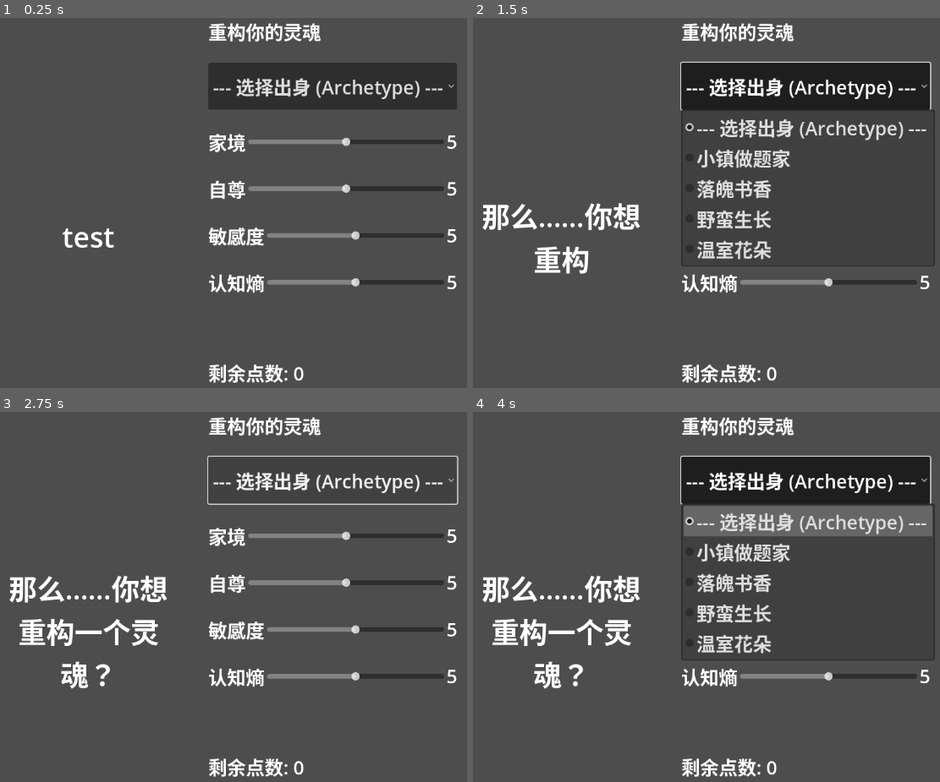
Above: before the commit, frames 1-4 (two rows, left to right).
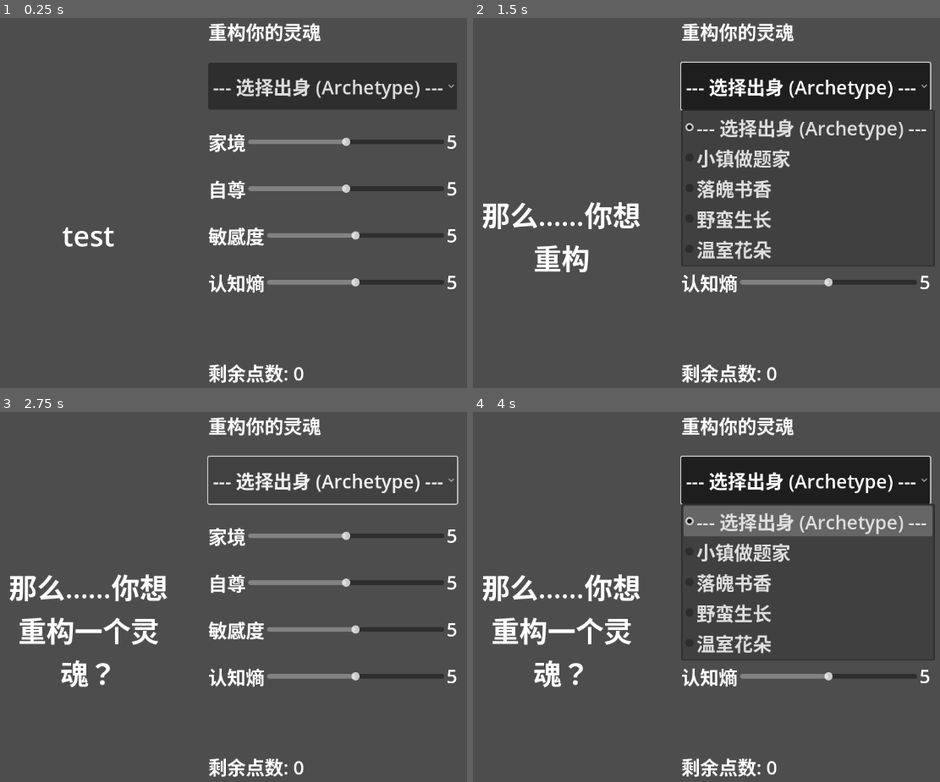
Above: after the commit, the same moments.

Repository: robertzq/project-refactor
Game: Godot game, scene res://_Scenes/Scene_SoulSculpt.tscn
Two runs of this game, one before a commit and one after it. Both use one fixed random seed, a clock stepped at 60 frames per second and the inputs below.
Inputs:
- Up to frame 1 (0.25 s): no input
- Up to frame 2 (1.5 s): click "--- 选择出身 (Archetype) ---" at 0.5 s; tap Enter (ui_accept) at 1.25 s; hold Right (ui_right) from 1.28 s (still down)
- Up to frame 3 (2.75 s): tap Enter (ui_accept) at 1.52, 2.27 s; release Right (ui_right) at 2.03 s; hold Down (ui_down) from 2.03 s (still down)
- Up to frame 4 (4 s): tap Enter (ui_accept) at 2.75, 3.5, 3.77 s; release Down (ui_down) at 2.78 s; hold Right (ui_right) 2.78-3.53 s; hold Up (ui_up) from 3.53 s (still down)

The runs differ from the first frame. In frame 1, 0.2% of the frame differs, in the area x 13-25%, y 56-63%; in frame 2, 1.0%; in frame 3, 1.5%, in the area x 1-36%, y 43-75%; in frame 4, 1.5%.

Commit message:
update tts audio

Diff:
--- a/_Scenes/Scene_SoulSculpt.tscn
+++ b/_Scenes/Scene_SoulSculpt.tscn
@@ -22,9 +22,6 @@
 layout_mode = 2
 
 [node name="VBoxContainer" type="VBoxContainer" parent="HBoxTop/LeftPanel"]
-layout_mode = 2
-
-[node name="TruthShape" type="ColorRect" parent="HBoxTop/LeftPanel/VBoxContainer"]
 layout_mode = 2
 
 [node name="CommentLabel" type="Label" parent="HBoxTop/LeftPanel/VBoxContainer"]
@@ -138,6 +135,8 @@
 layout_mode = 2
 text = "开始人生"
 
+[node name="AudioPlayer" type="AudioStreamPlayer" parent="."]
+
 [connection signal="value_changed" from="HBoxTop/VBox/SecurityRow/SecuritySlider" to="." method="_on_slider_changed"]
 [connection signal="value_changed" from="HBoxTop/VBox/PrideRow/PrideSlider" to="." method="_on_slider_changed"]
 [connection signal="value_changed" from="HBoxTop/VBox/SensitivityRow/SensitivitySlider" to="." method="_on_slider_changed"]
--- a/_Scripts/scene_soul_sculpt.gd
+++ b/_Scripts/scene_soul_sculpt.gd
@@ -15,7 +15,9 @@
 @onready var remain_points_label = $HBoxTop/VBox/RemainPointsLabel
 @onready var origin_option = $HBoxTop/VBox/OptionButton
 @onready var comment_label = $HBoxTop/LeftPanel/VBoxContainer/CommentLabel
-@onready var truth_shape = $HBoxTop/LeftPanel/VBoxContainer/TruthShape
+
+
+@onready var audio_player= $AudioPlayer
 
 const MAX_POINTS = 20
 
@@ -140,18 +142,14 @@
 
 	await get_tree().create_timer(0.5).timeout
 	speak_truth("So... you wish to reconstruct a soul?", "那么……你想重构一个灵魂？")
+	playTTS("res://_Assets/Audio/constructSoul.mp3")
+
 # --- 核心交互 ---
 func _on_slider_changed(value_discarded, key):
 	# 调试打印：如果你拖动滑块看不到这行字，说明信号没连上
 	# print("[滑块移动] Key: ", key, " | Value: ", sliders[key].value)
 
 	update_ui()
-
-	# 视觉反馈
-	if truth_shape:
-		var tween = create_tween()
-		var target_scale = 1.0 + (sliders[key].value * 0.05)
-		tween.tween_property(truth_shape, "scale", Vector2.ONE * target_scale, 0.2)
 
 	trigger_truth_commentary(key, sliders[key].value)
 
@@ -203,7 +201,7 @@
 # --- TTS 执行 ---
 # update_text_anim: 是否要在这里重置字幕动画 (默认 true)
 func speak_truth(text_en: String, text_cn: String, update_text_anim: bool = true):
-	DisplayServer.tts_stop()
+	#DisplayServer.tts_stop()
 
 	if comment_label and update_text_anim:
 		comment_label.text = text_cn
@@ -211,36 +209,58 @@
 		var tween = create_tween()
 		tween.tween_property(comment_label, "visible_ratio", 1.0, 1.5)
 
-	if not current_voice_id.is_empty():
-		# 参数: text, voice_id, volume, pitch, rate
-		# Pitch 0.6 = 低沉巨人音
-		# Rate 0.75 = 缓慢压迫感
-		DisplayServer.tts_speak(text_en, current_voice_id, 60, 0.6, 0.75)
 
 # --- 文案库 (保持不变) ---
 func get_commentary(type: String, val: float) -> Dictionary:
 	var v = int(val)
 	match type:
 		"security":
-			if v <= 2: return {"en": "Survival mode. The dirt tastes bitter.", "cn": "生存模式。土的味道很苦吧？"}
-			if v <= 4: return {"en": "Just enough to starve slowly.", "cn": "这点钱，刚够你慢慢饿死。"}
-			if v <= 6: return {"en": "Mediocrity. Safe, but boring.", "cn": "平庸。安全，但也无聊。"}
-			if v <= 8: return {"en": "Comfortable. You forgot how to run.", "cn": "很舒适。你已经忘了怎么奔跑。"}
+			if v <= 2:
+				playTTS("res://_Assets/Audio/s2.mp3")
+				return {"en": "Survival mode. The dirt tastes bitter.", "cn": "生存模式。土的味道很苦吧？"}
+			if v <= 4:
+				playTTS("res://_Assets/Audio/s4.mp3")
+				return {"en": "Just enough to starve slowly.", "cn": "这点钱，刚够你慢慢饿死。"}
+			if v <= 6:
+				playTTS("res://_Assets/Audio/s6.mp3")
+				return {"en": "Mediocrity. Safe, but boring.", "cn": "平庸。安全，但也无聊。"}
+			if v <= 8:
+				playTTS("res://_Assets/Audio/s8.mp3")
+				return {"en": "Comfortable. You forgot how to run.", "cn": "很舒适。你已经忘了怎么奔跑。"}
+			playTTS("res://_Assets/Audio/selse.mp3")
 			return {"en": "The golden parachute. Don't choke.", "cn": "金色的降落伞。别被噎死了。"}
 		"pride":
-			if v <= 2: return {"en": "A doormat. Everyone wipes their feet.", "cn": "一块地垫。谁都能踩两脚。"}
-			if v <= 4: return {"en": "Weak knees. You want to kneel.", "cn": "膝盖很软。你本能地想跪下。"}
-			if v <= 6: return {"en": "A healthy ego. How common.", "cn": "健康的自尊。多么普通。"}
-			if v <= 8: return {"en": "Nose high. You will drown in rain.", "cn": "鼻孔朝天。下雨时会被淹死的。"}
+			if v <= 2:
+				playTTS("res://_Assets/Audio/p2.mp3")
+				return {"en": "A doormat. Everyone wipes their feet.", "cn": "一块地垫。谁都能踩两脚。"}
+			if v <= 4:
+				playTTS("res://_Assets/Audio/p4.mp3")
+				return {"en": "Weak knees. You want to kneel.", "cn": "膝盖很软。你本能地想跪下。"}
+			if v <= 6:
+				playTTS("res://_Assets/Audio/p6.mp3")
+				return {"en": "A healthy ego. How common.", "cn": "健康的自尊。多么普通。"}
+			if v <= 8:
+				playTTS("res://_Assets/Audio/p8.mp3")
+				return {"en": "Nose high. You will drown in rain.", "cn": "鼻孔朝天。下雨时会被淹死的。"}
+			playTTS("res://_Assets/Audio/pelse.mp3")
 			return {"en": "Stiff neck. Perfect for hanging.", "cn": "脖子真硬。很适合挂在绞刑架上。"}
 		"entropy":
-			if v <= 2: return {"en": "Blind. Blissfully ignorant.", "cn": "瞎子。无知是福。"}
-			if v <= 6: return {"en": "You see what they want you to see.", "cn": "你只看得到别人想让你看的。"}
+			if v <= 2:
+				playTTS("res://_Assets/Audio/e2.mp3")
+				return {"en": "Blind. Blissfully ignorant.", "cn": "瞎子。无知是福。"}
+			if v <= 6:
+				playTTS("res://_Assets/Audio/e6.mp3")
+				return {"en": "You see what they want you to see.", "cn": "你只看得到别人想让你看的。"}
+			playTTS("res://_Assets/Audio/eelse.mp3")
 			return {"en": "You see the chaos. Can you handle it?", "cn": "你看见了混沌。但你能承受吗？"}
 		"sensitivity":
-			if v <= 3: return {"en": "Stone heart. Nothing hurts.", "cn": "铁石心肠。什么都伤不了你。"}
-			if v >= 8: return {"en": "Exposed nerves. Breathing hurts.", "cn": "神经裸露。连呼吸都会痛。"}
-
+			if v <= 3:
+				playTTS("res://_Assets/Audio/sen3.mp3")
+				return {"en": "Stone heart. Nothing hurts.", "cn": "铁石心肠。什么都伤不了你。"}
+			if v >= 8:
+				playTTS("res://_Assets/Audio/sen8.mp3")
+				return {"en": "Exposed nerves. Breathing hurts.", "cn": "神经裸露。连呼吸都会痛。"}
+	playTTS("res://_Assets/Audio/intreseChoice.mp3")
 	return {"en": "Interesting choice...", "cn": "有趣的选择……"}
 
 # --- 职业选择 ---
@@ -249,7 +269,7 @@
 	var origin_name = origin_option.get_item_text(index)
 	# 选职业时，只播放一句总结性的悲剧，不触发滑块语音，防止吵闹
 	speak_truth("Ah, " + origin_name + ". A classic tragedy.", "啊，" + origin_name + "。一出经典的悲剧。")
-
+	playTTS("res://_Assets/Audio/ahTragedy.mp3")
 	# 设置数值 (这里不会触发 value_changed 信号)
 	match origin_name:
 		"小镇做题家":
@@ -281,6 +301,7 @@
 	for key in sliders: total += sliders[key].value
 	if total > MAX_POINTS:
 		speak_truth("Greedy soul. Too much.", "贪婪的灵魂。你索取得太多了。")
+		playTTS("res://_Assets/Audio/greedySoul.mp3")
 		var tween = create_tween()
 		tween.tween_property(remain_points_label, "position:x", remain_points_label.position.x + 10, 0.05).set_trans(Tween.TRANS_SINE)
 		tween.tween_property(remain_points_label, "position:x", remain_points_label.position.x - 10, 0.05).set_trans(Tween.TRANS_SINE)
@@ -294,3 +315,10 @@
 
 	print(">>> 灵魂注入完成。")
 	get_tree().change_scene_to_file("res://_Scenes/MainWorld.tscn")
+
+func playTTS(filepath: String):
+	audio_player.stop()
+	var stream = load(filepath)
+	audio_player.stream = stream
+	audio_player.pitch_scale = randf_range(0.98, 1.02)
+	audio_player.play()
Not shown, added: _Assets/Audio/ahTragedy.mp3.import
Not shown, added: _Assets/Audio/constructSoul.mp3.import
Not shown, added: _Assets/Audio/e2.mp3.import
Not shown, added: _Assets/Audio/e6.mp3.import
Not shown, added: _Assets/Audio/eelse.mp3.import
Not shown, added: _Assets/Audio/greedySoul.mp3.import
Not shown, added: _Assets/Audio/intrestChoice.mp3.import
Not shown, added: _Assets/Audio/p2.mp3.import
Not shown, added: _Assets/Audio/p4.mp3.import
Not shown, added: _Assets/Audio/p6.mp3.import
Not shown, added: _Assets/Audio/p8.mp3.import
Not shown, added: _Assets/Audio/pelse.mp3.import
(and 27 more such lines)
